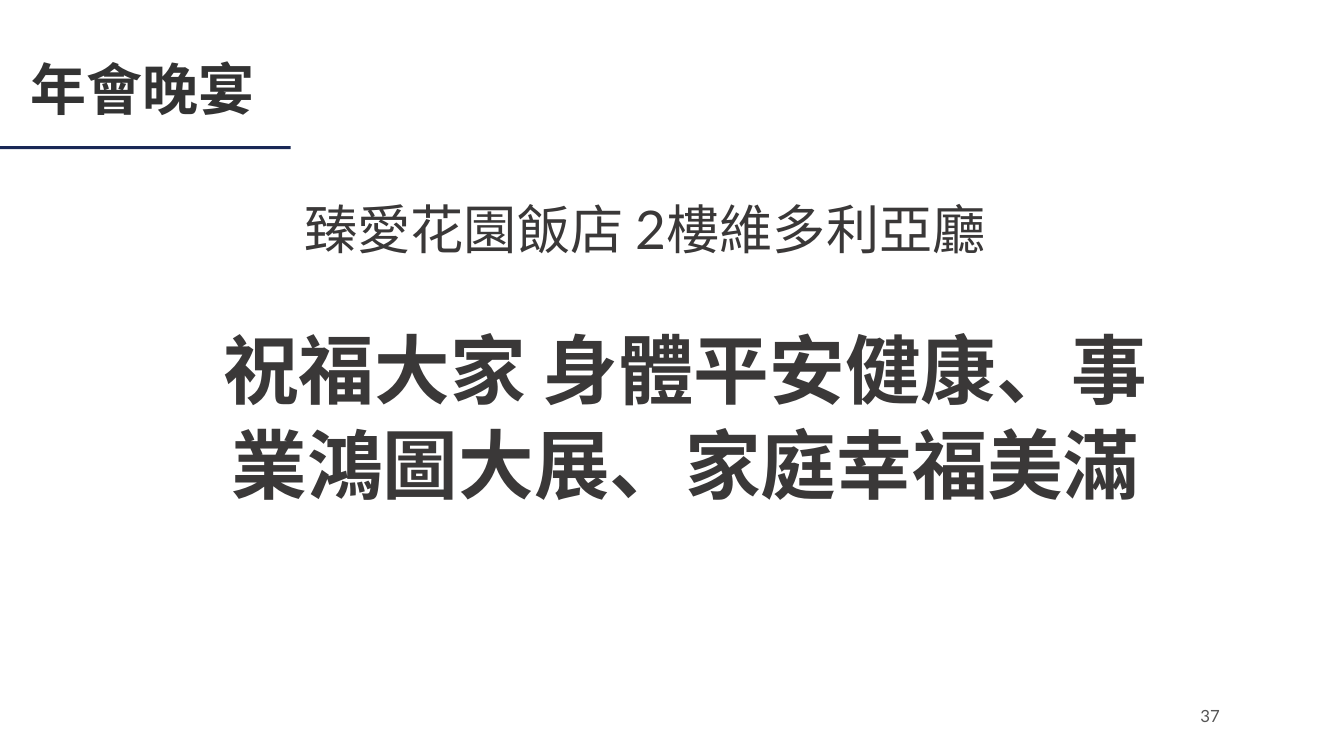
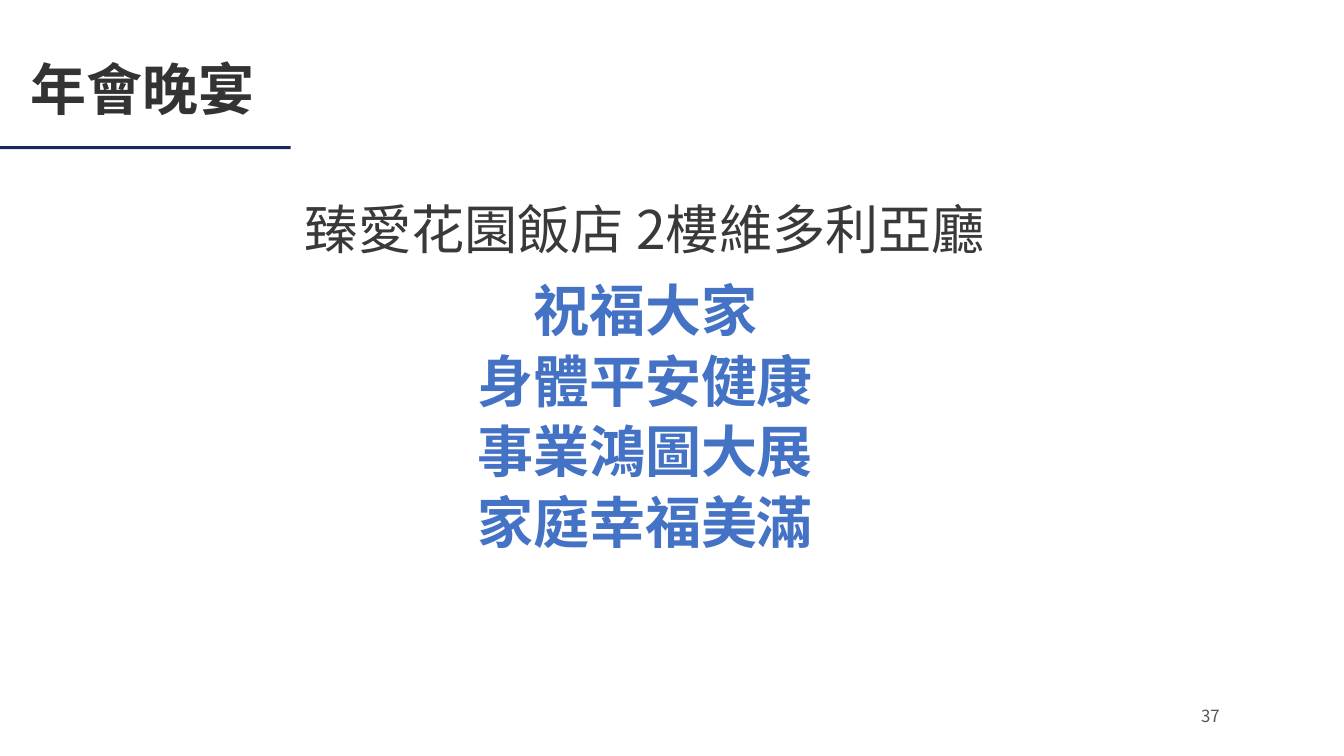
Before and after one commit to Ericliang680928/IAA, a slide deck: slide 37 of 20261204/agm/IAA會員大會簡報_20261204.pptx. Drawn at 1344x756 pixels with LibreOffice and Linux fonts; fonts in the diff are those of the drawing; background and template pictures are left out. Boxes give left, top, right and bottom in pixels: in the first picture for what was removed or moved away, otherwise in the second. Text is boxed around its words. In the diff, an @@ line names an element or a change of style, - is before the commit and + after.

```diff
--- a/20261204/agm/IAA會員大會簡報_20261204.pptx
+++ b/20261204/agm/IAA會員大會簡報_20261204.pptx
@@ text "臻愛花園飯店 2樓維多利亞廳" at (305,204,985,254): font Lato to Noto Sans CJK SC @@
@@ text at (477,283,813,548): text changed; size 54 to 40 pt; font Lato to Noto Sans CJK SC; text colour #3A3838 to #4472C4 @@
-祝福大家 身體平安健康、事業鴻圖大展、家庭幸福美滿
+祝福大家
+身體平安健康
+事業鴻圖大展
+家庭幸福美滿
@@ page number at (1201,709,1220,722): font Lato to Noto Sans CJK SC @@
```
Also in this commit, not shown: 36 other slides changed, 3 other files.
